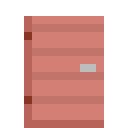
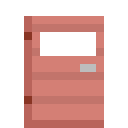
Two versions of the same layered image (128x128). Layer-by-layer changes:
painted on "acacia_door.png" over [40, 32, 96, 56]
